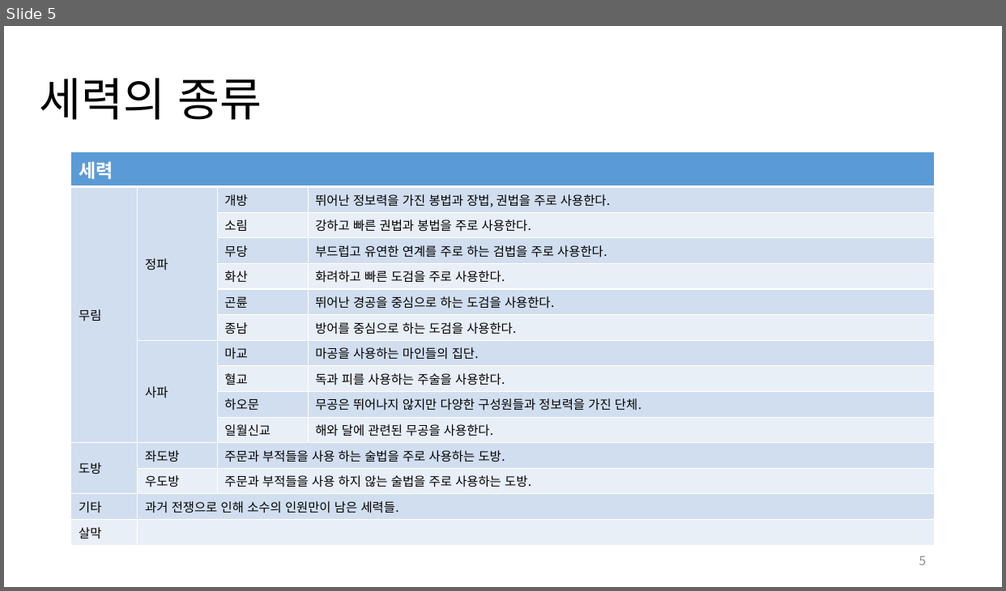
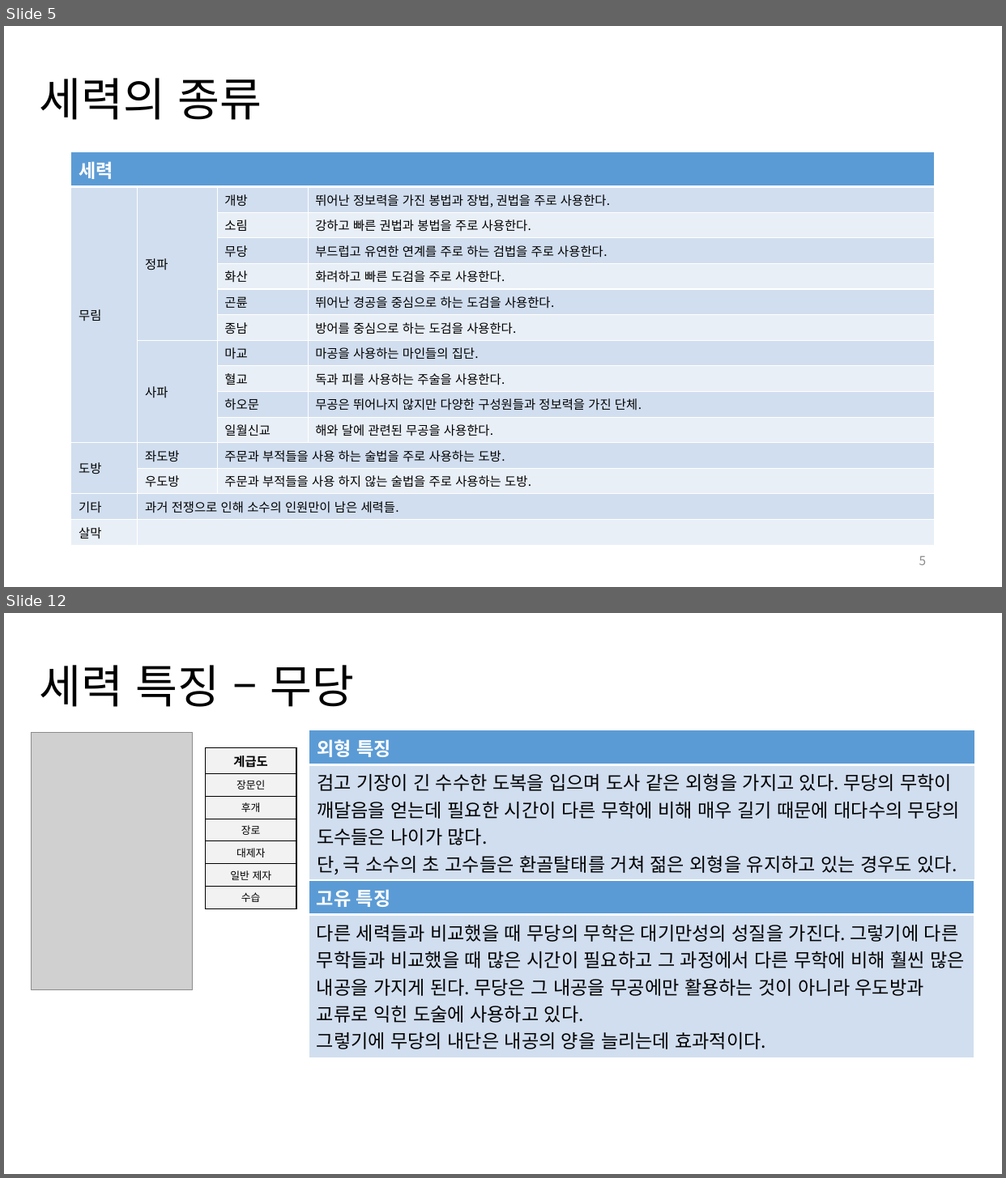
Before and after one commit to yjk0401/unityenginebasic_9th, a slide deck: 기획/세력 기획서.pptx. Shown one above the other, each under a label of ours: slide 5 before the commit, slides 5 and 12 after it; the slides between them are not shown. The pictures are 1006x591 and 1006x1178 pixels, drawn with LibreOffice and Linux fonts; fonts in the diff are those of the drawing; grey boxes stand for pictures. Boxes give left, top, right and bottom in pixels: in the first picture for what was removed or moved away, otherwise in the second. Text is boxed around its words. In the diff, an @@ line names an element or a change of style, - is before the commit and + after.

```diff
--- a/기획/세력 기획서.pptx
+++ b/기획/세력 기획서.pptx
@@ slide 12 added at [4, 613, 1002, 1174], background #FFFFFF @@
@@ title added at [39, 665, 355, 707], 44 pt, text #000000 @@
+세력 특징 – 무당
@@ picture added at [32, 732, 193, 990] @@
@@ table added at [309, 730, 975, 881], 2 rows, 1 columns @@
+외형 특징
+검고 기장이 긴 수수한 도복을 입으며 도사 같은 외형을 가지고 있다. 무당의 무학이 깨달음을 얻는데 필요한 시간이 다른 무학에 비해 매우 길기 때문에 대다수의 무당의 도수들은 나이가 많다. / 단, 극 소수의 초 고수들은 환골탈태를 거쳐 젊은 외형을 유지하고 있는 경우도 있다.
@@ table added at [206, 748, 296, 905], 7 rows, 1 columns @@
+계급도
+장문인
+후개
+장로
+대제자
+일반 제자
+수습
@@ table added at [309, 880, 975, 1053], 2 rows, 1 columns @@
+고유 특징
+다른 세력들과 비교했을 때 무당의 무학은 대기만성의 성질을 가진다. 그렇기에 다른 무학들과 비교했을 때 많은 시간이 필요하고 그 과정에서 다른 무학에 비해 훨씬 많은 내공을 가지게 된다. 무당은 그 내공을 무공에만 활용하는 것이 아니라 우도방과 교류로 익힌 도술에 사용하고 있다. / 그렇기에 무당의 내단은 내공의 양을 늘리는데 효과적이다.
```
Also in this commit, not shown: 13 slides changed, 3 other slides added, 4 other files.
